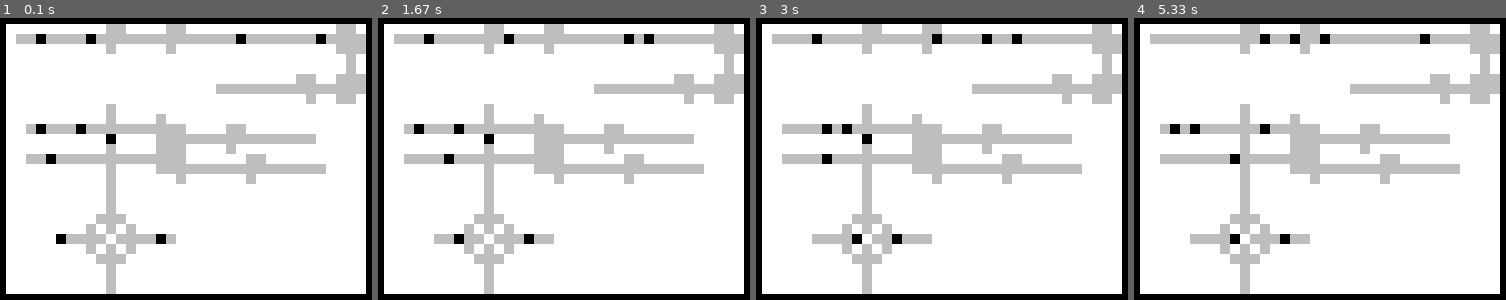
Above: before the commit, frames 1-4 (left to right).
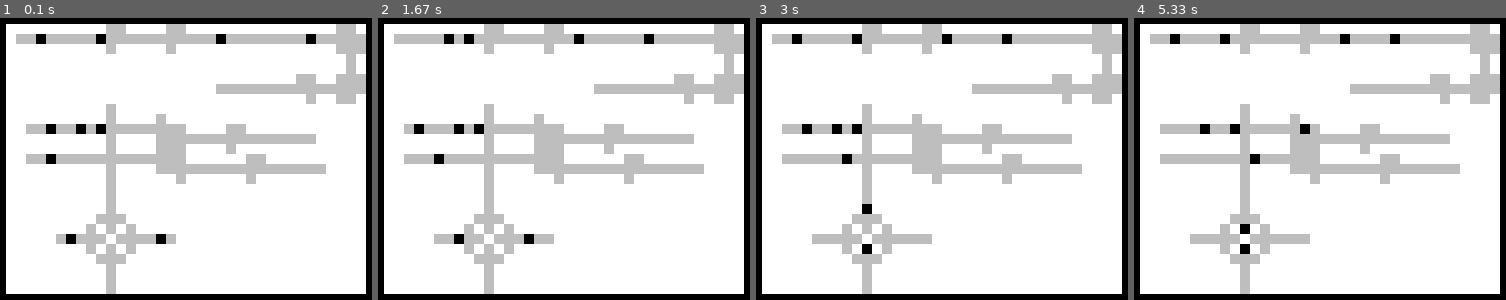
Above: after the commit, the same moments.

Repository: timo/brownomat
Game: pygame game, started from pygamefe.py
Two runs of this game, one before a commit and one after it. Both use one fixed random seed, a clock stepped at 60 frames per second and the inputs below. The source is Python 2; it was converted automatically to run under Python 3.
Inputs:
- Up to frame 1 (0.1 s): no input
- Up to frame 2 (1.67 s): no input
- Up to frame 3 (3 s): no input
- Up to frame 4 (5.33 s): no input

The runs differ from the first frame. In frame 1, 1.1% of the frame differs, in the area x 9-88%, y 5-81%; in frame 2, 1.0%; in frame 3, 1.9%, in the area x 9-72%, y 5-84%; in frame 4, 1.9%.

Commit message:
fixed reflecting again.

Diff:
--- a/field.py
+++ b/field.py
@@ -60,6 +60,9 @@
     signum = sum([f(pos) in sis for f in [u, d, l, r]])
     signals = [f(pos) for f in [u, d, l, r] if f(pos) in sis]
     reflected = [f(pos) for f, g
+                 in [(u, d), (d, u), (l, r), (r, l)]
+                 if g(pos) in sis]
+    rotated = [f(pos) for f, g
                  in [(u, l), (d, r), (l, d), (r, u)]
                  if g(pos) in sis]
 
@@ -69,8 +72,7 @@
     elif reflect and signum == 1:
         return ([signals[0]], [reflected[0]], reflect, signum)
     elif rotate and signum == 2:
-        print "rotate was true!"
-        return ([signals[i] for i in range(2)], [reflected[i] for i in range(2)], rotate, signum)
+        return ([signals[i] for i in range(2)], [rotated[i] for i in range(2)], rotate, signum)
 
 class Field(object):
     fieldset = frozenset()
@@ -93,7 +95,6 @@
                     char = "_"
                 if char == "_":
                     fieldelems.append((x, y))
-                    print x,y
                     if x < l:
                         l = x
                     elif x > r:
@@ -104,7 +105,6 @@
                         d = y
 
         self.bounds = BBox(l=l, r=r, u=u, d=d)
-        print self.bounds
 
         self.fieldset = frozenset(fieldelems)
 
